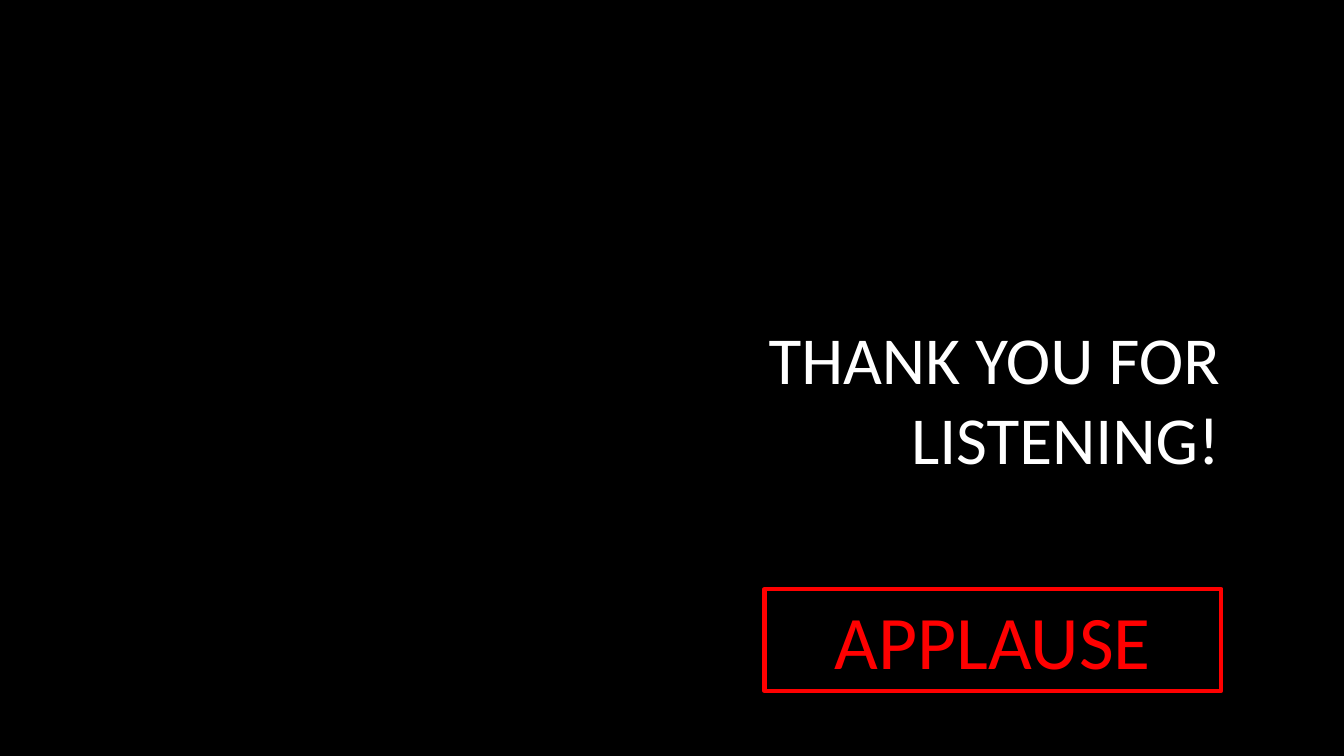
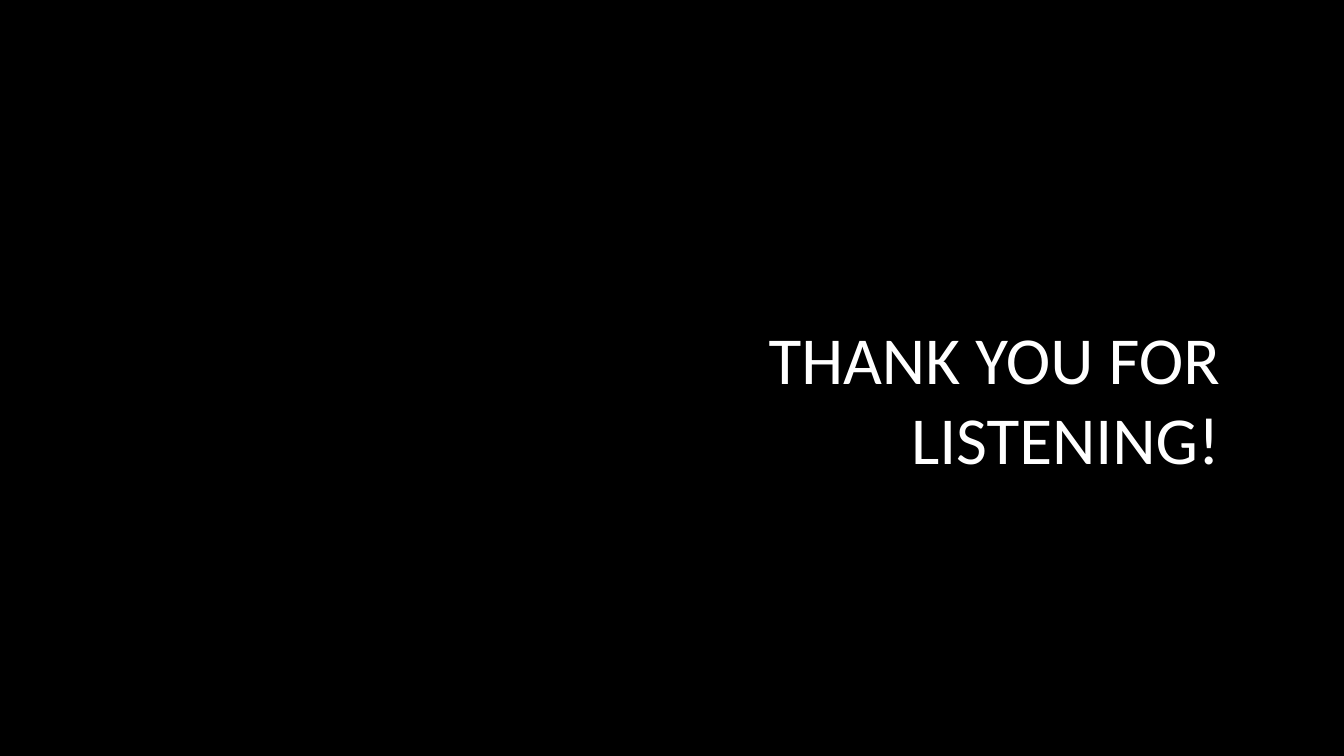
Before and after one commit to jholl4/Skillstorm-Java-Course, a slide deck: slide 8 of Assignments/bin/com/skillstorm/assignments/week6/Thursday/try-with-resources.pptx. Drawn at 1344x756 pixels with LibreOffice and Linux fonts; fonts in the diff are those of the drawing; background and template pictures are left out. Boxes give left, top, right and bottom in pixels: in the first picture for what was removed or moved away, otherwise in the second. Text is boxed around its words. In the diff, an @@ line names an element or a change of style, - is before the commit and + after.

```diff
--- a/Assignments/bin/com/skillstorm/assignments/week6/Thursday/try-with-resources.pptx
+++ b/Assignments/bin/com/skillstorm/assignments/week6/Thursday/try-with-resources.pptx
@@ rectangle removed at [764, 589, 1221, 691] @@
-APPLAUSE
```
Also in this commit, not shown: 9 other files.
